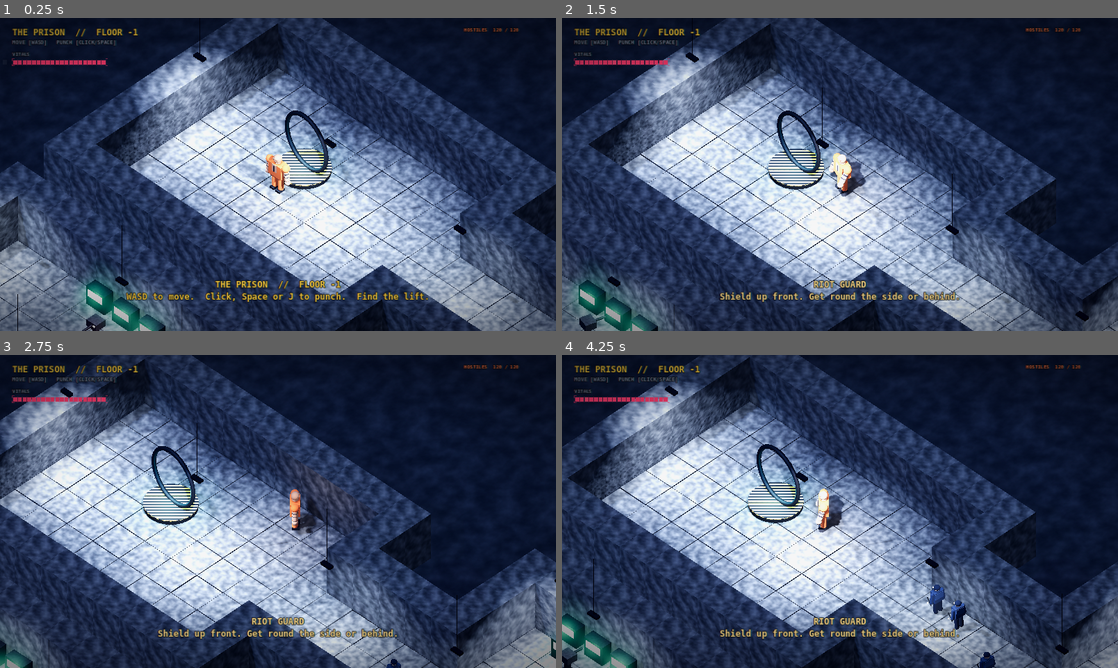
Above: before the commit, frames 1-4 (two rows, left to right).
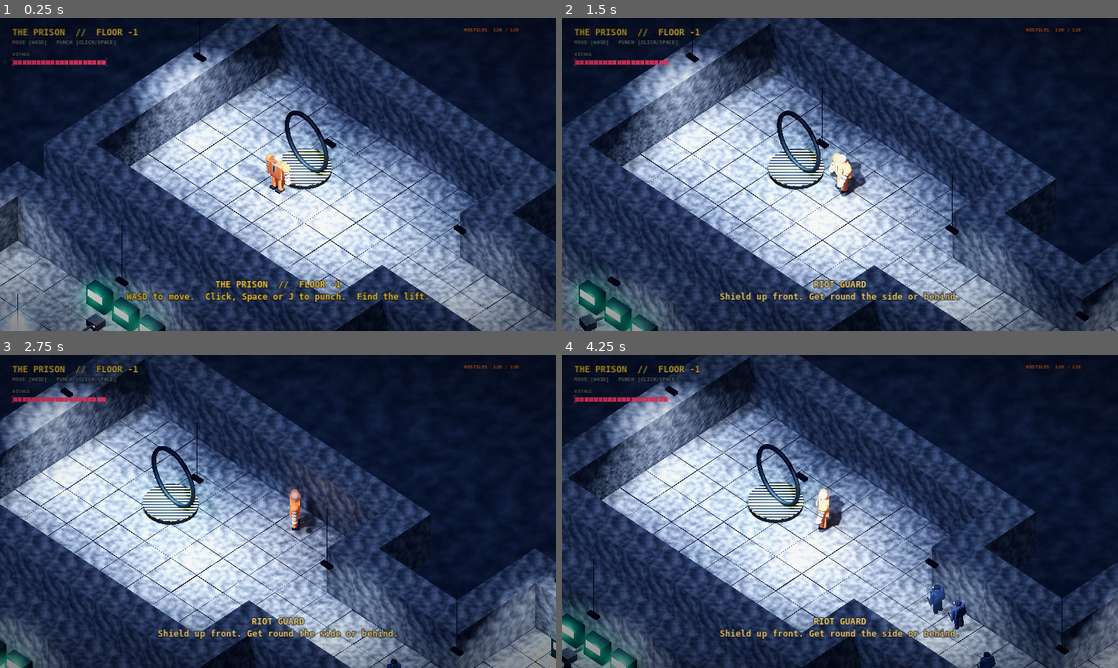
Above: after the commit, the same moments.

Repository: Noj-eng/inescapable-prison
Game: Godot game, scene res://scenes/cellblock_3d.tscn
The game is run twice, just before and just after one commit, with the same random seed, the same clock (stepped at 60 frames per second) and the same inputs. This scene is started directly instead of the project's main scene.
Inputs (mouse positions are in pixels of both pictures, inside the frame that each line leads up to):
- Up to frame 1 (0.25 s): no input
- Up to frame 2 (1.5 s): tap Enter at 0.5 s; move the mouse to (962, 158) at 0.52 s; hold D 0.53-1.25 s; tap R at 0.6 s; click (962, 158) at 0.67 s; tap Space at 0.77 s; drag from (728, 190) to (812, 237) at 1.27 s
- Up to frame 3 (2.75 s): move the mouse to (333, 442) at 2.02 s; hold D from 2.03 s (still down); hold E from 2.03 s (still down)
- Up to frame 4 (4.25 s): release D at 2.75 s; release E at 2.75 s; drag from (812, 574) to (673, 464) at 2.77 s; move the mouse to (1006, 558) at 3.52 s; hold A from 3.53 s (still down); tap 2 at 3.6 s; tap Space at 3.77 s

The runs differ from the first frame. In frame 1, 0.3% of the frame differs, in the area x 0-78%, y 84-100%; in frame 2, 0.1%; in frame 3, 0.2%; in frame 4, 0.2%.

Commit message:
Powerups: med kits, brass knuckles, coffee, mattress armour and hooch
Scattered through each floor and sometimes dropped by beaten enemies.
Active ones show under the health bar.

Co-Authored-By: Claude Opus 5.5 <noreply@anthropic.com>
Claude-Session: https://claude.ai/code/session_01Gct3uL3DFKS75zeRECKKZQ

Diff:
--- a/scripts/3d/cellblock_3d.gd
+++ b/scripts/3d/cellblock_3d.gd
@@ -13,6 +13,7 @@
 const PrisonGen := preload("res://scripts/3d/prison_gen.gd")
 const Themes := preload("res://scripts/3d/themes_3d.gd")
 const Types := preload("res://scripts/3d/enemy_types_3d.gd")
+const Powerup := preload("res://scripts/3d/powerup_3d.gd")
 const LIGHT_RANGE := 30.0   # metres around Victor where lamps are switched on
 const Look := preload("res://scripts/3d/look_3d.gd")
 const VictorScript := preload("res://scripts/3d/victor_3d.gd")
@@ -101,6 +102,8 @@
 var _hud: CanvasLayer
 var _health_bar: Control
 var _hostiles: Control
+var _buffs: Control
+var _buff_text := ""
 var _message: Control
 var _message_tween: Tween
 var _over_panel: ColorRect
@@ -126,6 +129,7 @@
 	_build_environment()
 	_build_level()
 	_build_paths()
+	Powerup.scatter(self, map, _rng, Tune.POWERUPS_PER_FLOOR, CELL, _start_at)
 	_build_hud()
 	_say("%s\nWASD to move.  Click, Space or J to punch.  Find the lift." % _title(), Color("ffd23f"), 4.0)
 
@@ -718,6 +722,11 @@
 				if e.global_position.distance_to(player.global_position) < Tune.ALARM_RADIUS:
 					e.active = true
 	_alarm = maxf(0.0, _alarm - delta)
+	# active powerups under the health bar
+	var bt: String = player.buff_text()
+	if bt != _buff_text:
+		_buff_text = bt
+		_buffs.text = bt
 	# only light what's near Victor: a big floor has hundreds of lamps
 	_cull_t -= delta
 	if _cull_t <= 0.0:
@@ -761,8 +770,9 @@
 		get_tree().reload_current_scene()
 
 
-func _on_enemy_defeated(_at: Vector3) -> void:
+func _on_enemy_defeated(at: Vector3) -> void:
 	enemies_left -= 1
+	Powerup.drop(self, at, _rng)
 	_hostiles.text = "HOSTILES  %02d / %02d" % [enemies_left, total_enemies]
 	if enemies_left == 0:
 		_lift_mat.albedo_color = Color(0.3, 1.0, 0.5)
@@ -795,6 +805,7 @@
 	_health_bar.color = Color("ff3d6e")
 	_health_bar.segments = 20
 	_hud.add_child(_health_bar)
+	_buffs = _chroma("", Vector2(28, 118), Vector2(600, 18), 12, Color("ffd23f"))
 	_hostiles = _chroma("HOSTILES  %02d / %02d" % [enemies_left, total_enemies], Vector2(1068, 20), Vector2(200, 16), 11, Color("ff7a4a"))
 	_message = _chroma("", Vector2(0, 600), Vector2(1280, 90), 20, Color.WHITE)
 	for l in _message.get_children():
--- /dev/null
+++ b/scripts/3d/powerup_3d.gd
@@ -0,0 +1,246 @@
+extends Node3D
+## A pickup lying on the prison floor: contraband Victor grabs by walking
+## over it. Each one floats over a glowing ring so it can be spotted from
+## across a room. Some are placed when a floor is built; beaten enemies
+## sometimes drop one too.
+##
+##   Powerup.scatter(level, map, rng, count)   place some on a new floor
+##   Powerup.drop(level, at, rng)              maybe drop one where a guard fell
+
+const Look := preload("res://scripts/3d/look_3d.gd")
+const Tune := preload("res://scripts/3d/tuning_3d.gd")
+const SOLID := "#BbtdxocT"
+
+## name: shown when picked up    tint: colour of the glow and ring
+## weight: how common it is      say: the line shown on pickup
+const TYPES := {
+	"medkit": {
+		"name": "STOLEN MED KIT", "tint": Color(1.0, 0.25, 0.3), "weight": 4.0,
+		"say": "+%d health." % Tune.MEDKIT_HEAL,
+	},
+	"knuckles": {
+		"name": "BRASS KNUCKLES", "tint": Color(1.0, 0.8, 0.25), "weight": 2.0,
+		"say": "Punches hit twice as hard for %d seconds." % int(Tune.KNUCKLES_TIME),
+	},
+	"coffee": {
+		"name": "CONTRABAND COFFEE", "tint": Color(1.0, 0.55, 0.2), "weight": 2.0,
+		"say": "Faster on your feet for %d seconds." % int(Tune.COFFEE_TIME),
+	},
+	"mattress": {
+		"name": "MATTRESS ARMOUR", "tint": Color(0.35, 0.7, 1.0), "weight": 2.0,
+		"say": "Soaks up the next %d hits." % Tune.MATTRESS_HITS,
+	},
+	"hooch": {
+		"name": "JAILHOUSE HOOCH", "tint": Color(0.5, 1.0, 0.3), "weight": 1.2,
+		"say": "RAGE for %d seconds: wide, heavy swings, and darts can't slow you." % int(Tune.HOOCH_TIME),
+	},
+}
+
+var kind := "medkit"
+var level: Node
+var _item: Node3D
+var _light: OmniLight3D
+var _ring: MeshInstance3D
+var _t := 0.0
+var _taken := false
+
+
+static func make(parent: Node, at: Vector3, kind_name: String) -> Node3D:
+	var p := Node3D.new()
+	p.set_script(load("res://scripts/3d/powerup_3d.gd"))
+	p.kind = kind_name
+	p.level = parent
+	p.position = at
+	parent.add_child(p)
+	return p
+
+
+static func pick_kind(rng: RandomNumberGenerator) -> String:
+	var total := 0.0
+	for k in TYPES:
+		total += TYPES[k]["weight"]
+	var roll := rng.randf() * total
+	for k in TYPES:
+		roll -= TYPES[k]["weight"]
+		if roll <= 0.0:
+			return k
+	return "medkit"
+
+
+## Sprinkles pickups over a new floor: open spots in the middle of rooms,
+## well away from where Victor starts.
+static func scatter(parent: Node, map: Array, rng: RandomNumberGenerator, count: int, cell: float, start: Vector3) -> void:
+	var spots: Array[Vector2i] = []
+	for y in range(1, map.size() - 1):
+		for x in range(1, (map[y] as String).length() - 1):
+			if map[y][x] != ".":
+				continue
+			var open := true
+			for dy in [-1, 0, 1]:
+				for dx in [-1, 0, 1]:
+					if SOLID.contains(map[y + dy][x + dx]) or map[y + dy][x + dx] == "B":
+						open = false
+			var at := Vector3(x * cell, 0, y * cell)
+			if open and at.distance_to(start) > 14.0:
+				spots.append(Vector2i(x, y))
+	var placed: Array[Vector3] = []
+	var tries := 0
+	while placed.size() < count and spots.size() > 0 and tries < count * 40:
+		tries += 1
+		var s := spots[rng.randi() % spots.size()]
+		var at := Vector3(s.x * cell, 0, s.y * cell)
+		var crowded := false
+		for p in placed:
+			if p.distance_to(at) < 18.0:     # spread them out over the floor
+				crowded = true
+		if crowded:
+			continue
+		placed.append(at)
+		make(parent, at, pick_kind(rng))
+
+
+## Called when an enemy goes down: now and then it leaves something behind.
+static func drop(parent: Node, at: Vector3, rng: RandomNumberGenerator) -> void:
+	if rng.randf() < Tune.POWERUP_DROP_CHANCE:
+		make(parent, Vector3(at.x, 0, at.z), pick_kind(rng))
+
+
+func _ready() -> void:
+	var c: Color = TYPES[kind]["tint"]
+	# glowing ring on the floor
+	_ring = MeshInstance3D.new()
+	var torus := TorusMesh.new()
+	torus.inner_radius = 0.55
+	torus.outer_radius = 0.68
+	_ring.mesh = torus
+	_ring.material_override = Look.glow(c, 1.1)
+	_ring.position.y = 0.03
+	_ring.scale = Vector3(1, 0.3, 1)
+	add_child(_ring)
+	# a faint column of light, so it shows up across a dark room
+	var beam := MeshInstance3D.new()
+	var cyl := CylinderMesh.new()
+	cyl.top_radius = 0.35
+	cyl.bottom_radius = 0.5
+	cyl.height = 3.0
+	beam.mesh = cyl
+	var bm := StandardMaterial3D.new()
+	bm.shading_mode = BaseMaterial3D.SHADING_MODE_UNSHADED
+	bm.transparency = BaseMaterial3D.TRANSPARENCY_ALPHA
+	bm.blend_mode = BaseMaterial3D.BLEND_MODE_ADD
+	bm.cull_mode = BaseMaterial3D.CULL_DISABLED
+	bm.albedo_color = Color(c, 0.12)
+	beam.material_override = bm
+	beam.position.y = 1.5
+	beam.cast_shadow = GeometryInstance3D.SHADOW_CASTING_SETTING_OFF
+	add_child(beam)
+	_light = OmniLight3D.new()
+	_light.light_color = c
+	_light.light_energy = 1.6
+	_light.omni_range = 3.5
+	_light.position.y = 1.2
+	add_child(_light)
+	_item = Node3D.new()
+	_item.position.y = 1.0
+	_item.scale = Vector3.ONE * 1.7
+	add_child(_item)
+	_build_item(c)
+	# pop in (enemy drops appear where the guard fell)
+	scale = Vector3.ONE * 0.01
+	create_tween().tween_property(self, "scale", Vector3.ONE, 0.25).set_trans(Tween.TRANS_BACK).set_ease(Tween.EASE_OUT)
+
+
+func _build_item(c: Color) -> void:
+	match kind:
+		"medkit":
+			Look.box(_item, Vector3(0.5, 0.36, 0.22), Vector3.ZERO, Look.matte(Color(0.92, 0.92, 0.9)))
+			Look.box(_item, Vector3(0.28, 0.08, 0.24), Vector3.ZERO, Look.glow(c, 2.0))
+			Look.box(_item, Vector3(0.08, 0.28, 0.24), Vector3.ZERO, Look.glow(c, 2.0))
+			Look.box(_item, Vector3(0.18, 0.05, 0.05), Vector3(0, 0.21, 0), Look.steel(Color(0.3, 0.3, 0.32)))
+		"knuckles":
+			var gold := Look.steel(Color(1.0, 0.78, 0.3), 0.9)
+			gold.emission_enabled = true
+			gold.emission = c
+			gold.emission_energy_multiplier = 0.4
+			for i in 4:
+				var ring := MeshInstance3D.new()
+				var t := TorusMesh.new()
+				t.inner_radius = 0.06
+				t.outer_radius = 0.1
+				ring.mesh = t
+				ring.material_override = gold
+				ring.rotation.x = PI / 2
+				ring.position = Vector3(-0.27 + i * 0.18, 0, 0)
+				_item.add_child(ring)
+			Look.box(_item, Vector3(0.66, 0.08, 0.06), Vector3(0, -0.12, 0), gold)
+		"coffee":
+			var tin := Look.steel(Color(0.55, 0.32, 0.18), 0.4)
+			Look.cylinder(_item, 0.15, 0.32, Vector3.ZERO, tin)
+			Look.cylinder(_item, 0.155, 0.08, Vector3(0, 0.02, 0), Look.glow(c, 1.5))
+			var handle := MeshInstance3D.new()
+			var t := TorusMesh.new()
+			t.inner_radius = 0.06
+			t.outer_radius = 0.1
+			handle.mesh = t
+			handle.material_override = tin
+			handle.rotation.z = PI / 2
+			handle.position = Vector3(0.17, 0, 0)
+			_item.add_child(handle)
+			# steam
+			var steam := Look.steam()
+			steam.position.y = 0.2
+			steam.scale = Vector3.ONE * 0.25
+			_item.add_child(steam)
+		"mattress":
+			var cloth := Look.matte(Color(0.75, 0.82, 0.9))
+			var stripe := Look.glow(c, 1.2)
+			for i in 3:
+				Look.box(_item, Vector3(0.62, 0.12, 0.4), Vector3(0, -0.14 + i * 0.13, 0), cloth)
+				Look.box(_item, Vector3(0.63, 0.03, 0.41), Vector3(0, -0.1 + i * 0.13, 0), stripe)
+			Look.box(_item, Vector3(0.66, 0.04, 0.06), Vector3(0, 0.0, 0.0), Look.matte(Color(0.25, 0.2, 0.15)))
+		"hooch":
+			var glass := StandardMaterial3D.new()
+			glass.albedo_color = Color(c.r * 0.5, c.g * 0.8, c.b * 0.4, 0.75)
+			glass.transparency = BaseMaterial3D.TRANSPARENCY_ALPHA
+			glass.emission_enabled = true
+			glass.emission = c
+			glass.emission_energy_multiplier = 1.2
+			glass.roughness = 0.1
+			Look.cylinder(_item, 0.13, 0.36, Vector3(0, -0.04, 0), glass)
+			Look.cylinder(_item, 0.05, 0.16, Vector3(0, 0.22, 0), glass)
+			Look.cylinder(_item, 0.055, 0.05, Vector3(0, 0.32, 0), Look.matte(Color(0.45, 0.3, 0.2)))
+			Look.box(_item, Vector3(0.2, 0.14, 0.01), Vector3(0, -0.04, 0.13), Look.matte(Color(0.85, 0.8, 0.65)))
+
+
+func _process(delta: float) -> void:
+	if _taken:
+		return
+	_t += delta
+	_item.rotation.y += delta * 1.8
+	_item.position.y = 1.0 + sin(_t * 2.5) * 0.12
+	_ring.scale = Vector3(1, 0.3, 1) * (1.0 + 0.08 * sin(_t * 4.0))
+	var player: Node3D = level.get("player")
+	if not is_instance_valid(player):
+		return
+	var to := player.global_position - global_position
+	to.y = 0
+	var d := to.length()
+	_light.visible = d < 30.0
+	if d < 1.3 and not player.get("dead") and player.has_method("power_up"):
+		_take(player)
+
+
+func _take(player: Node3D) -> void:
+	_taken = true
+	player.power_up(kind)
+	var info: Dictionary = TYPES[kind]
+	if level.has_method("_say"):
+		level._say("%s\n%s" % [info["name"], info["say"]], (info["tint"] as Color).lightened(0.3), 2.2)
+	if level.has_method("shake"):
+		level.shake(0.08)
+	_light.light_energy = 6.0
+	var tw := create_tween().set_parallel()
+	tw.tween_property(_item, "position:y", 2.6, 0.3).set_ease(Tween.EASE_OUT)
+	tw.tween_property(self, "scale", Vector3(1.6, 0.01, 1.6), 0.3).set_delay(0.05)
+	tw.tween_property(_light, "light_energy", 0.0, 0.35)
+	tw.chain().tween_callback(queue_free)
--- a/scripts/3d/tuning_3d.gd
+++ b/scripts/3d/tuning_3d.gd
@@ -52,3 +52,13 @@
 const GRENADE_RADIUS := 2.8
 const TURRET_CHANCE := 0.3         # chance a hall gets a wall turret (guard posts: double)
 const TURRET_HP := 7.0
+
+# --- Powerups (what they look like is in scripts/3d/powerup_3d.gd) ----------------
+const POWERUPS_PER_FLOOR := 14     # scattered through the rooms of each floor
+const POWERUP_DROP_CHANCE := 0.1   # chance a beaten enemy drops one
+const MEDKIT_HEAL := 4             # health a med kit gives back (Victor has 10)
+const KNUCKLES_TIME := 12.0        # seconds of double-damage punches
+const COFFEE_TIME := 10.0          # seconds of extra speed...
+const COFFEE_SPEED := 1.4          # ...this many times faster
+const MATTRESS_HITS := 3           # hits the mattress armour soaks
+const HOOCH_TIME := 8.0            # seconds of rage
--- a/scripts/3d/victor_3d.gd
+++ b/scripts/3d/victor_3d.gd
@@ -34,6 +34,13 @@
 var _hurt := 0.0
 var _invulnerable := 0.0
 var _slow_t := 0.0                # seconds left of being slowed (taser darts, shocks)
+# powerups (scripts/3d/powerup_3d.gd): seconds left on each, and armour hits left
+var knuckles_t := 0.0
+var coffee_t := 0.0
+var rage_t := 0.0
+var armour := 0
+var _armour_shell: MeshInstance3D
+var _armour_mat: StandardMaterial3D
 var _walk := 0.0
 var _t := 0.0
 
@@ -78,6 +85,23 @@
 		_load_model()
 	else:
 		_build_stand_in()
+
+	# a see-through blue shell while Mattress Armour is soaking hits
+	_armour_shell = MeshInstance3D.new()
+	var shell := SphereMesh.new()
+	shell.radius = 0.95
+	shell.height = HEIGHT * 1.1
+	_armour_shell.mesh = shell
+	_armour_mat = StandardMaterial3D.new()
+	_armour_mat.shading_mode = BaseMaterial3D.SHADING_MODE_UNSHADED
+	_armour_mat.transparency = BaseMaterial3D.TRANSPARENCY_ALPHA
+	_armour_mat.blend_mode = BaseMaterial3D.BLEND_MODE_ADD
+	_armour_mat.albedo_color = Color(0.35, 0.7, 1.0, 0.12)
+	_armour_shell.material_override = _armour_mat
+	_armour_shell.cast_shadow = GeometryInstance3D.SHADOW_CASTING_SETTING_OFF
+	_armour_shell.position.y = HEIGHT * 0.5
+	_armour_shell.visible = false
+	add_child(_armour_shell)
 
 	_swipe = MeshInstance3D.new()
 	_swipe.mesh = _arc_mesh()
@@ -143,11 +167,50 @@
 # --- combat --------------------------------------------------------------------
 
 func slow(seconds: float) -> void:
+	if rage_t > 0.0:
+		return             # hooch: too angry to notice
 	_slow_t = maxf(_slow_t, seconds)
+
+
+## Picking up a powerup (see powerup_3d.gd for what each one is).
+func power_up(kind: String) -> void:
+	match kind:
+		"medkit":
+			hp = mini(max_hp, hp + Tune.MEDKIT_HEAL)
+			health_changed.emit(hp, max_hp)
+		"knuckles":
+			knuckles_t = Tune.KNUCKLES_TIME
+		"coffee":
+			coffee_t = Tune.COFFEE_TIME
+		"mattress":
+			armour = Tune.MATTRESS_HITS
+		"hooch":
+			rage_t = Tune.HOOCH_TIME
+			_slow_t = 0.0
+
+
+## What's active right now, for the HUD: e.g. "KNUCKLES 8  ARMOUR x2".
+func buff_text() -> String:
+	var parts: Array[String] = []
+	if knuckles_t > 0.0: parts.append("KNUCKLES %d" % ceili(knuckles_t))
+	if coffee_t > 0.0: parts.append("COFFEE %d" % ceili(coffee_t))
+	if rage_t > 0.0: parts.append("RAGE %d" % ceili(rage_t))
+	if armour > 0: parts.append("ARMOUR x%d" % armour)
+	return "   ".join(parts)
 
 
 func hit(from: Vector3, damage := 1, force := 6.0) -> void:
 	if dead or _invulnerable > 0.0:
+		return
+	if armour > 0:
+		# the mattress takes it: a light shove and no damage
+		armour -= 1
+		var push := global_position - from
+		push.y = 0
+		_knock = push.normalized() * force * 0.4
+		_invulnerable = 0.5
+		_armour_mat.albedo_color.a = 0.6
+		_shake(0.1)
 		return
 	hp = maxi(0, hp - damage)
 	health_changed.emit(hp, max_hp)
@@ -178,7 +241,13 @@
 	_combo_timer = 0.55
 	_knock += facing * 3.0     # small lunge forward
 
-	var reach := PUNCH_REACH * (1.25 if heavy else 1.0)
+	var raging := rage_t > 0.0
+	if raging:
+		_punch_cooldown *= 0.8
+	var reach := PUNCH_REACH * (1.25 if heavy else 1.0) * (1.4 if raging else 1.0)
+	var arc := 0.26 if raging else PUNCH_ARC          # rage: a 150-degree arc
+	var power := (2.0 if heavy else 1.0) * (2.0 if knuckles_t > 0.0 else 1.0)
+	var force := (9.0 if heavy else 5.5) * (1.8 if raging else 1.0)
 	_start_swipe(reach, heavy)
 	var landed := false
 	# "breakables": things he can smash, like the armory vault doors
@@ -186,8 +255,8 @@
 		var d: Vector3 = enemy.global_position - global_position
 		d.y = 0
 		var dist := d.length()
-		if dist < reach + 0.4 and (dist < 0.5 or d.normalized().dot(facing) > PUNCH_ARC):
-			enemy.take_hit(global_position, 2.0 if heavy else 1.0, 9.0 if heavy else 5.5)
+		if dist < reach + 0.4 and (dist < 0.5 or d.normalized().dot(facing) > arc):
+			enemy.take_hit(global_position, power, force)
 			landed = true
 	if landed:
 		_shake(0.18 if heavy else 0.08)
@@ -234,7 +303,12 @@
 	_swipe.basis = Basis.looking_at(-facing, Vector3.UP).scaled(Vector3.ONE * (reach + 0.3))
 	_swipe_mat.set_shader_parameter("sweep_dir", float(_punch_side))
 	_swipe_mat.set_shader_parameter("heavy", 1.0 if heavy else 0.0)
-	_swipe_mat.set_shader_parameter("tint", Color(1.0, 0.62, 0.3) if heavy else Color(0.75, 0.95, 1.0))
+	var tint := Color(1.0, 0.62, 0.3) if heavy else Color(0.75, 0.95, 1.0)
+	if knuckles_t > 0.0:
+		tint = Color(1.0, 0.82, 0.3)
+	if rage_t > 0.0:
+		tint = Color(0.55, 1.0, 0.3)
+	_swipe_mat.set_shader_parameter("tint", tint)
 	_swipe_mat.set_shader_parameter("progress", 0.0)
 
 
@@ -272,6 +346,11 @@
 	_hurt = maxf(0.0, _hurt - delta)
 	_invulnerable = maxf(0.0, _invulnerable - delta)
 	_slow_t = maxf(0.0, _slow_t - delta)
+	knuckles_t = maxf(0.0, knuckles_t - delta)
+	coffee_t = maxf(0.0, coffee_t - delta)
+	rage_t = maxf(0.0, rage_t - delta)
+	_armour_shell.visible = armour > 0 and not dead
+	_armour_mat.albedo_color.a = move_toward(_armour_mat.albedo_color.a, 0.08 + 0.04 * armour, delta * 2.0)
 	_punch_time = maxf(0.0, _punch_time - delta)
 	_punch_cooldown = maxf(0.0, _punch_cooldown - delta)
 	_combo_timer = maxf(0.0, _combo_timer - delta)
@@ -297,7 +376,8 @@
 	if punching and _punch_cooldown <= 0.0:
 		_punch()
 
-	var speed := SPEED * (Tune.VICTOR_PUNCH_SLOWDOWN if _punch_time > 0.0 else 1.0) * (0.5 if _slow_t > 0.0 else 1.0)
+	var speed := SPEED * (Tune.VICTOR_PUNCH_SLOWDOWN if _punch_time > 0.0 else 1.0) * (0.5 if _slow_t > 0.0 else 1.0) \
+			* (Tune.COFFEE_SPEED if coffee_t > 0.0 else 1.0)
 	var flat := move * speed + _knock
 	_knock = _knock.move_toward(Vector3.ZERO, 30.0 * delta)
 	velocity = Vector3(flat.x, velocity.y, flat.z)
@@ -332,6 +412,8 @@
 			_mrig.turn("fore_r", Vector3.RIGHT, -0.5 * (1.0 - throw))
 		if _hurt > 0.0:
 			_mrig.flash(_hurt * 3.0, Color(1, 0.2, 0.15))
+		elif rage_t > 0.0:
+			_mrig.flash(0.18 + 0.1 * sin(_t * 12.0), Color(0.5, 1.0, 0.3))
 		else:
 			_mrig.flash(0.3 + 0.15 * sin(_t * 20.0) if _slow_t > 0.0 else 0.0, Color(0.3, 0.9, 1.0))
 		return
Not shown, added: scripts/3d/powerup_3d.gd.uid
